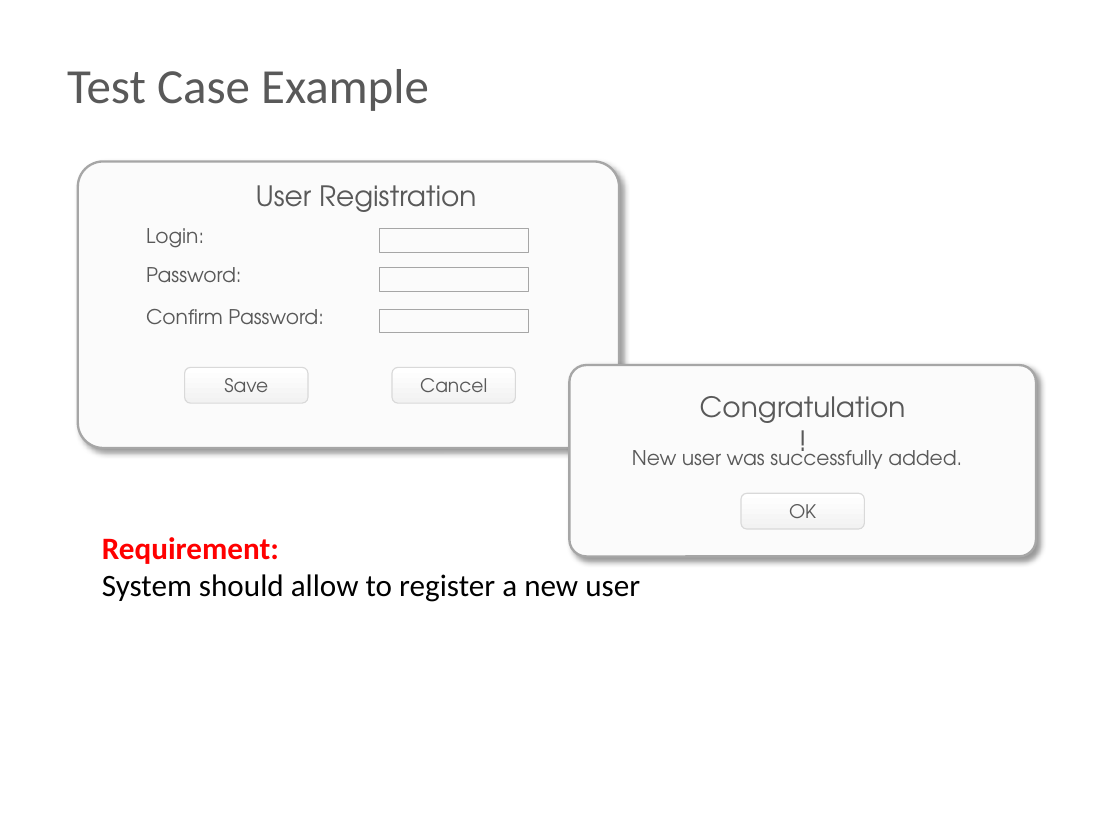
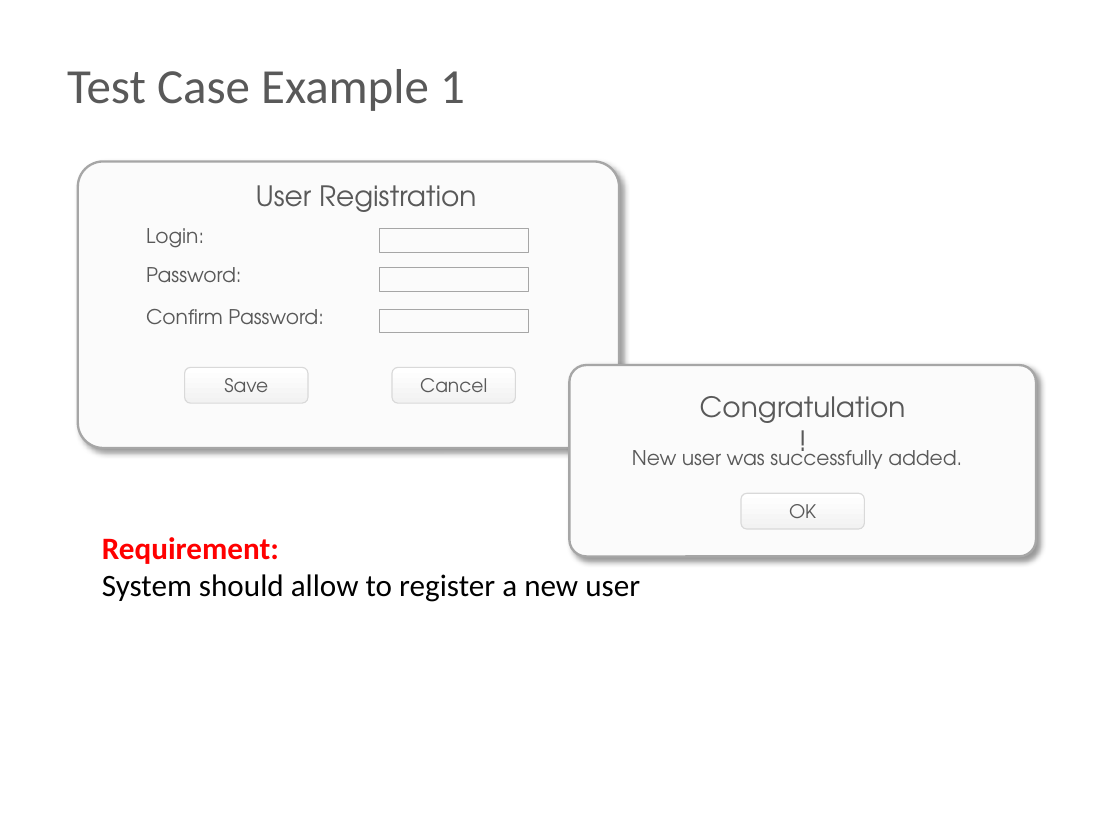
Before and after one commit to BigRacer/swtesting, a slide deck: slide 14 of 5.Test Cases/Artifacts of testing.pptx. Drawn at 1120x840 pixels with LibreOffice and Linux fonts; fonts in the diff are those of the drawing; background and template pictures are left out. Boxes give left, top, right and bottom in pixels: in the first picture for what was removed or moved away, otherwise in the second. Text is boxed around its words. In the diff, an @@ line names an element or a change of style, - is before the commit and + after.

```diff
--- a/5.Test Cases/Artifacts of testing.pptx
+++ b/5.Test Cases/Artifacts of testing.pptx
@@ title at box(67, 69, 465, 111): text changed @@
-Test Case Example
+Test Case Example 1
```
Also in this commit, not shown: 6 other slides changed, 33 other files.
